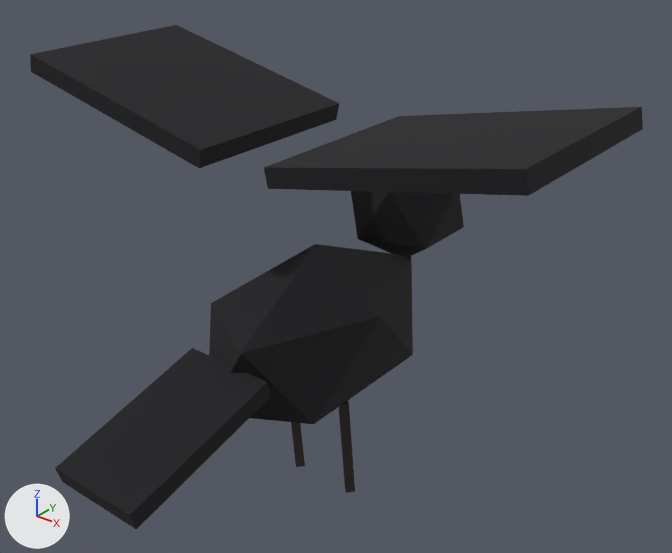
A saved change to the glTF model assets/models/crow.glb.
Rendered twice from a 50 mm camera at (0.447, -0.532, 0.547) aimed at (0.009, 0.016, 0.207). The axes (+X, +Y, +Z) are drawn at lower left. The lights are the same throughout. The first picture is the older version. Where no turn or scale is listed for an object, it has been applied to the vertices.

The older version as bpy lines, for what is in view:
```python
me_cube_001 = bpy.data.meshes.new('Cube.001')
me_cube_001.from_pydata(...)  # 8 vertices, 12 faces; spans x -0.179..0.019, y -0.09..0.07, z -0.028..0.028
me_cube_001.materials.append(mat_crow)  # black #121217
me_cube_002 = bpy.data.meshes.new('Cube.002')
me_cube_002.from_pydata(...)  # 8 vertices, 12 faces; spans x -0.019..0.179, y -0.09..0.07, z -0.028..0.028
me_cube_002.materials.append(mat_crow)  # black #121217
me_icosphere = bpy.data.meshes.new('Icosphere')
me_icosphere.from_pydata(...)  # 54 vertices, 84 faces; spans x -0.067..0.067, y -0.24..0.235, z -0.161..0.14
# faces by material slot: [52, 32]
me_icosphere.materials.append(mat_crow)  # black #121217
me_icosphere.materials.append(mat_beak)  # dark grey #332e29
ob_crow = bpy.data.objects.new('crow', me_icosphere)
ob_crow.location = (0.0, 0.0, 0.16)
ob_wing_l = bpy.data.objects.new('wing_l', me_cube_001)
ob_wing_l.location = (-0.05, 0.0, 0.35)
ob_wing_r = bpy.data.objects.new('wing_r', me_cube_002)
ob_wing_r.location = (0.05, 0.0, 0.35)
```
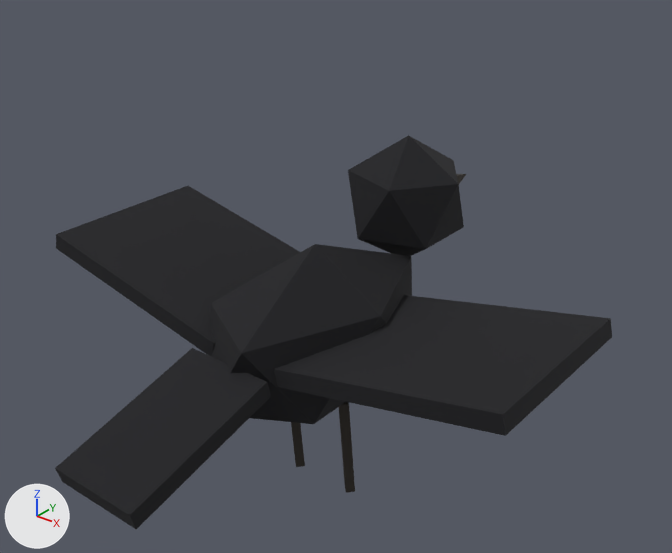
Pixel boxes [x1, y1, x2, y2] of what changed, in the pictures (672 x 553 px):
'wing_r', moved: before [264, 107, 643, 196]; after [274, 295, 612, 436]
'wing_l', moved: before [30, 25, 339, 168]; after [56, 186, 300, 356]

The edits, one by one:
Object 'wing_l' (ob_wing_l) moves from (-0.05, 0.0, 0.35) to (-0.05, 0.0, 0.19).
Object 'wing_r' (ob_wing_r) moves from (0.05, 0.0, 0.35) to (0.05, 0.0, 0.19).
